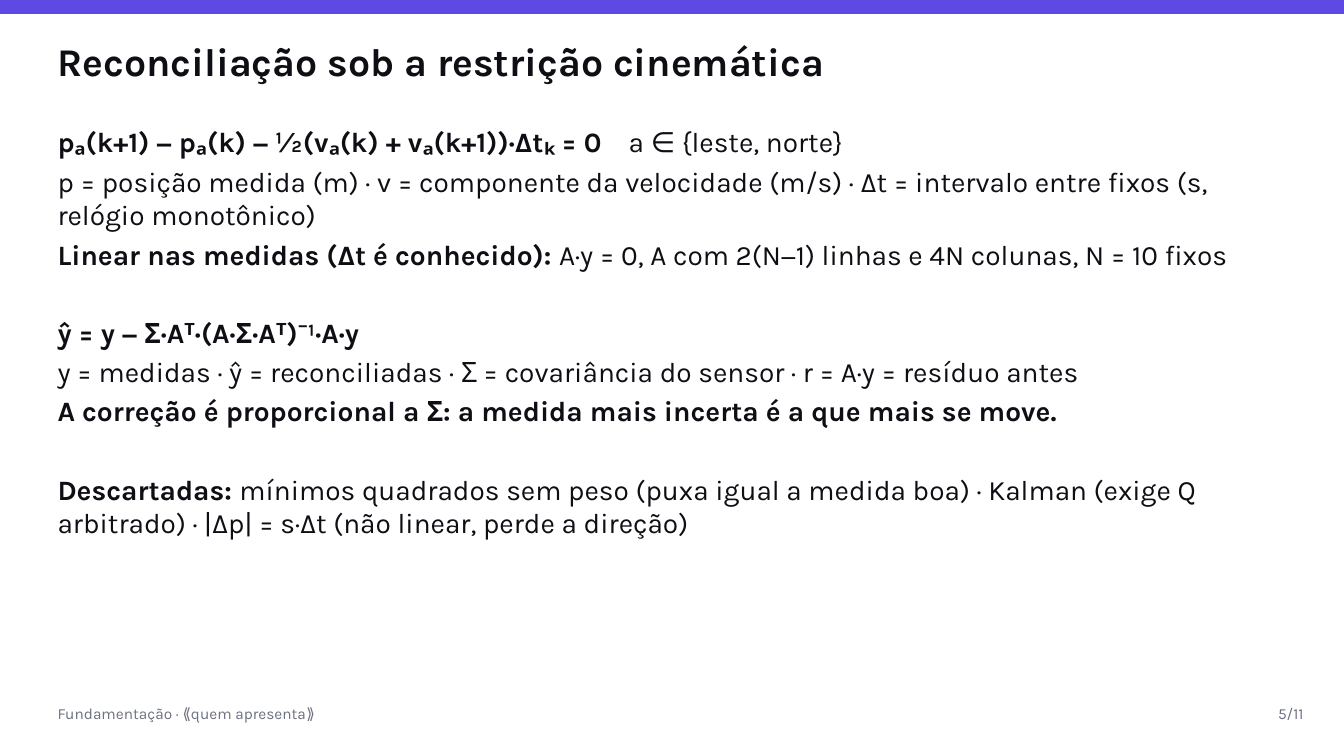
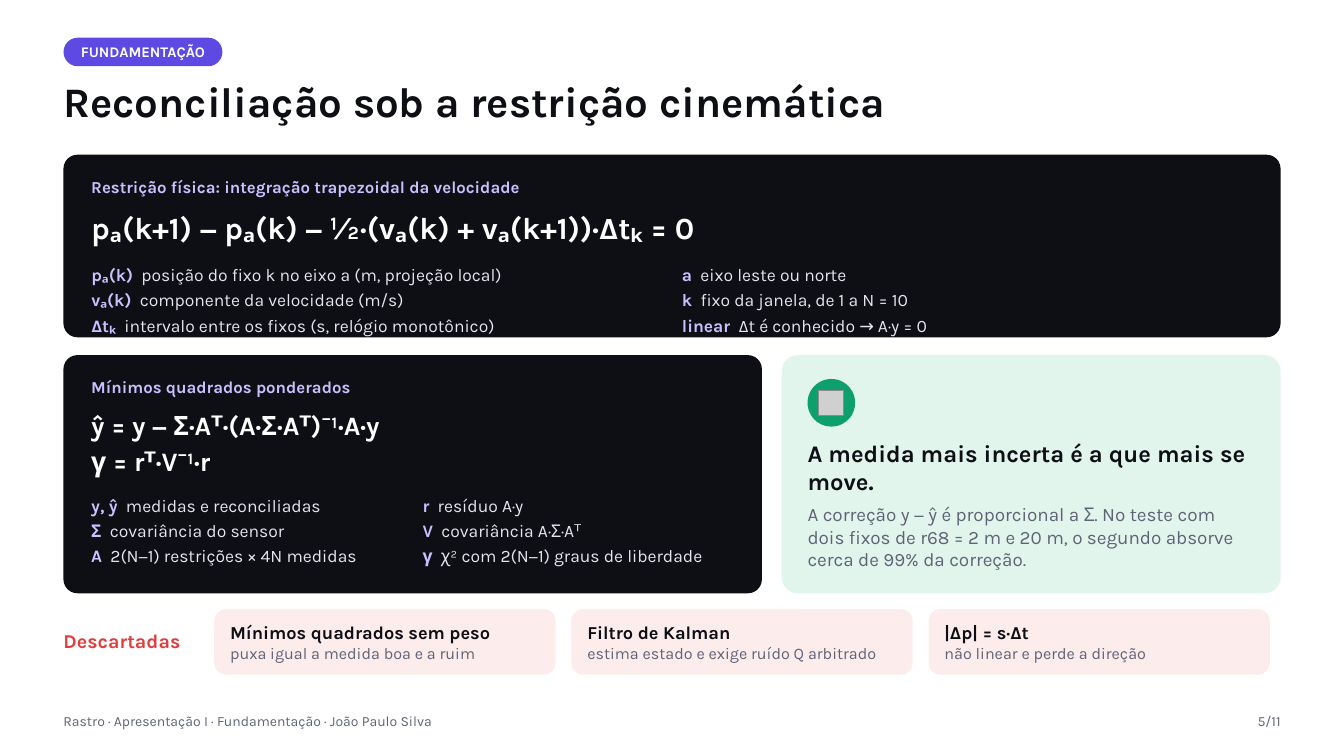
Before and after one commit to AlphaFNTZ/rastro, a slide deck: slide 5 of docs/presentations/apresentacao_I_AV1.pptx. Drawn at 1344x756 pixels with LibreOffice and Linux fonts; fonts in the diff are those of the drawing; grey boxes stand for pictures. Boxes give left, top, right and bottom in pixels: in the first picture for what was removed or moved away, otherwise in the second. Text is boxed around its words. In the diff, an @@ line names an element or a change of style, - is before the commit and + after.

```diff
--- a/docs/presentations/apresentacao_I_AV1.pptx
+++ b/docs/presentations/apresentacao_I_AV1.pptx
@@ rectangle removed at [0,0,1344,14] @@
@@ rounded rectangle added at [64,37,223,66], fill #5E4AE3 @@
@@ text added at [81,44,205,60], 10.5 pt, text #FFFFFF, bold @@
+FUNDAMENTAÇÃO
@@ text "Reconciliação sob a restrição cinemática": place and size @@
-text "Reconciliação sob a restrição cinemática" at [58,45,824,84]
+text "Reconciliação sob a restrição cinemática" at [63,84,885,126]
@@ text "Reconciliação sob a restrição cinemática" at [63,84,885,126]: size 28 to 30 pt; less space between paragraphs @@
@@ text removed at [58,131,1227,540] @@
-pₐ(k+1) − pₐ(k) − ½(vₐ(k) + vₐ(k+1))·Δtₖ = 0 a ∈ {leste, norte}
-p = posição medida (m) · v = componente da velocidade (m/s) · Δt = intervalo entre fixos (s, relógio monotônico)
-Linear nas medidas (Δt é conhecido): A·y = 0, A com 2(N−1) linhas e 4N colunas, N = 10 fixos
-ŷ = y − Σ·Aᵀ·(A·Σ·Aᵀ)⁻¹·A·y
-y = medidas · ŷ = reconciliadas · Σ = covariância do sensor · r = A·y = resíduo antes
-A correção é proporcional a Σ: a medida mais incerta é a que mais se move.
-Descartadas: mínimos quadrados sem peso (puxa igual a medida boa) · Kalman (exige Q arbitrado) · |Δp| = s·Δt (não linear, perde a direção)
@@ rounded rectangle added at [64,155,1280,338], fill #0D0F14 @@
@@ text added at [91,180,520,198], 12 pt, text #C9C1FF, bold @@
+Restrição física: integração trapezoidal da velocidade
@@ text added at [122,216,694,243], 22 pt, text #FFFFFF, bold @@
+pₐ(k+1) − pₐ(k) − ½·(vₐ(k) + vₐ(k+1))·Δtₖ = 0
@@ text added at [91,268,502,337], 12.5 pt, text #E4E6EE @@
+pₐ(k) posição do fixo k no eixo a (m, projeção local)
+vₐ(k) componente da velocidade (m/s)
+Δtₖ intervalo entre os fixos (s, relógio monotônico)
@@ text added at [682,269,927,333], 12.5 pt, text #E4E6EE @@
+a eixo leste ou norte
+k fixo da janela, de 1 a N = 10
+linear Δt é conhecido → A·y = 0
@@ rounded rectangle added at [64,355,762,593], fill #0D0F14 @@
@@ rounded rectangle added at [782,355,1281,593], fill #E2F5EC @@
@@ text added at [91,380,350,397], 12 pt, text #C9C1FF, bold @@
+Mínimos quadrados ponderados
@@ ellipse added at [808,379,855,426], fill #0D9F6E @@
@@ text added at [91,415,379,442], 19 pt, text #FFFFFF, bold @@
+ŷ = y − Σ·Aᵀ·(A·Σ·Aᵀ)⁻¹·A·y
@@ picture added at [820,390,845,415] @@
@@ text added at [808,443,1245,570], 13.5 pt, text #5F6375 @@
+A medida mais incerta é a que mais se move.
+A correção y − ŷ é proporcional a Σ. No teste com dois fixos de r68 = 2 m e 20 m, o segundo absorve cerca de 99% da correção.
@@ text added at [91,451,210,478], 19 pt, text #FFFFFF, bold @@
+γ = rᵀ·V⁻¹·r
@@ text added at [91,499,357,566], 12.5 pt, text #E4E6EE @@
+y, ŷ medidas e reconciliadas
+Σ covariância do sensor
+A 2(N−1) restrições × 4N medidas
@@ text added at [423,499,702,567], 12.5 pt, text #E4E6EE @@
+r resíduo A·y
+V covariância A·Σ·Aᵀ
+γ χ² com 2(N−1) graus de liberdade
@@ rounded rectangle added at [215,609,557,675], fill #FDECEC @@
@@ text added at [230,624,490,663], 11.5 pt, text #5F6375 @@
+Mínimos quadrados sem peso
+puxa igual a medida boa e a ruim
@@ rounded rectangle added at [572,609,913,675], fill #FDECEC @@
@@ text added at [587,626,876,663], 11.5 pt, text #5F6375 @@
+Filtro de Kalman
+estima estado e exige ruído Q arbitrado
@@ rounded rectangle added at [929,609,1270,675], fill #FDECEC @@
@@ text added at [944,625,1146,663], 11.5 pt, text #5F6375 @@
+|Δp| = s·Δt
+não linear e perde a direção
@@ text added at [63,634,180,649], 14 pt, text #E03E3E, bold @@
+Descartadas
@@ text removed at [58,708,306,723] @@
-Fundamentação · ⟪quem apresenta⟫
@@ text added at [63,716,432,730], 10 pt, text #5F6375 @@
+Rastro · Apresentação I · Fundamentação · João Paulo Silva
@@ text "5/11": place and size @@
-text "5/11" at [1278,708,1304,720]
+text "5/11" at [1258,716,1281,727]
@@ text "5/11" at [1258,716,1281,727]: size 11 to 10 pt, text colour #6B6F80 to #5F6375; less space between paragraphs @@
```
Also in this commit, not shown: 10 other slides changed, 38 other files.
